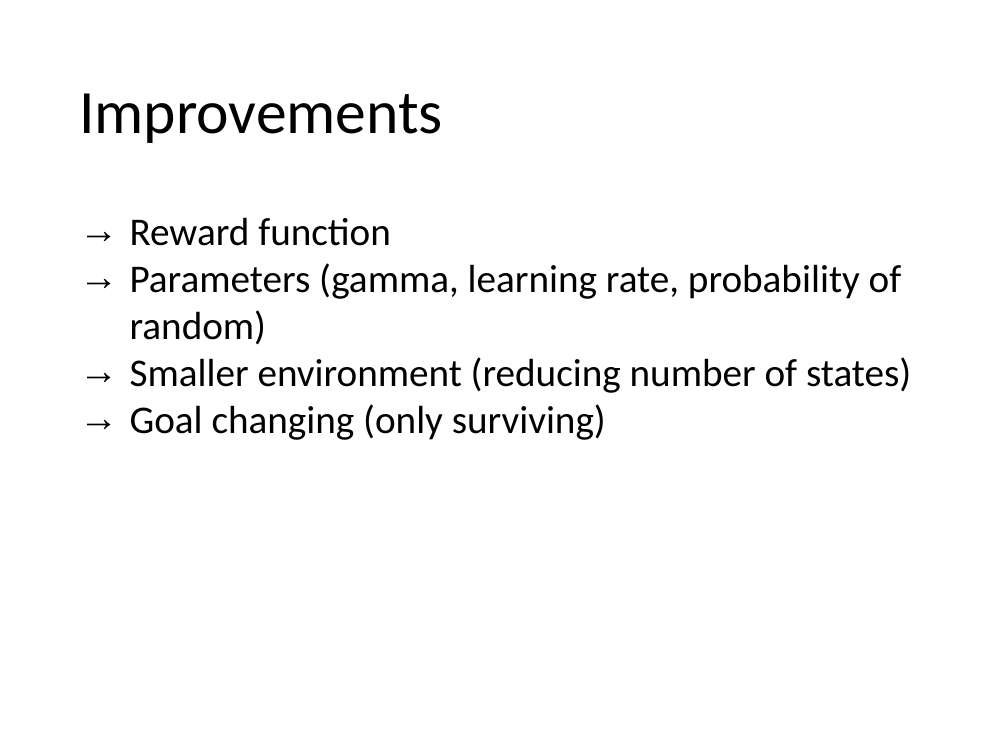
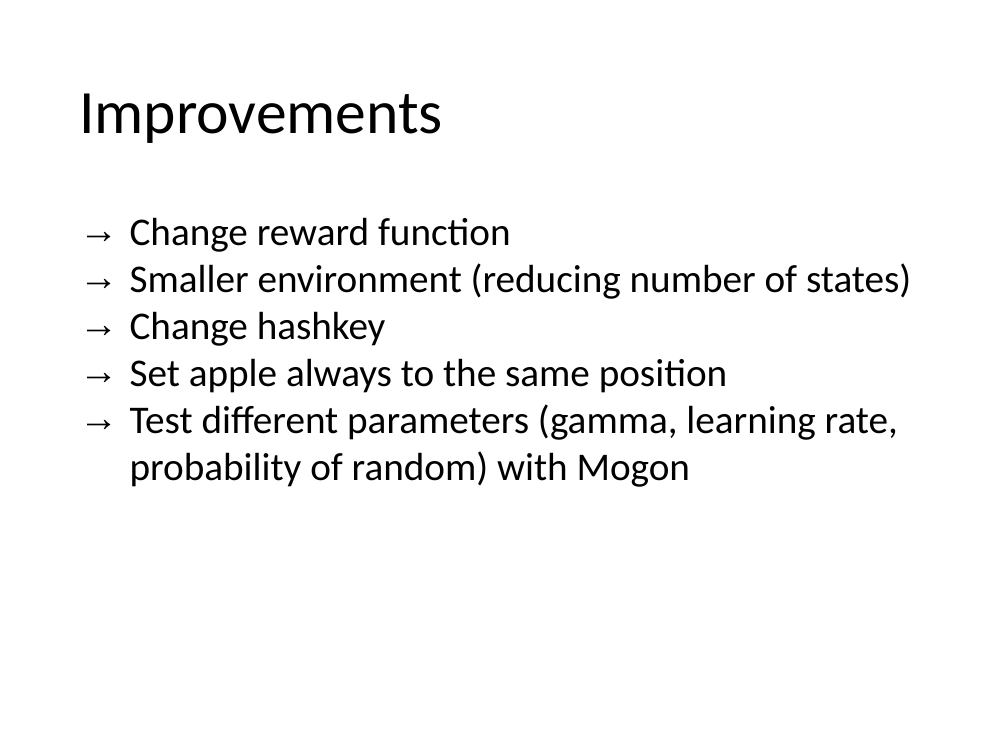
Before and after one commit to antonbulat/SnakeProject, a slide deck: slide 8 of Abgabe_09/Snake_overview.pptx (slide 6 before the commit). Drawn at 1008x756 pixels with LibreOffice and Linux fonts; fonts in the diff are those of the drawing. Boxes give left, top, right and bottom in pixels: in the first picture for what was removed or moved away, otherwise in the second. Text is boxed around its words. In the diff, an @@ line names an element or a change of style, - is before the commit and + after.

Commit message:
some slides added

```diff
--- a/Abgabe_09/Snake_overview.pptx
+++ b/Abgabe_09/Snake_overview.pptx
@@ text at bbox=[130, 217, 511, 252]: text changed @@
-→ Reward function
-→ Parameters (gamma, learning rate, probability of random)
+→ Change reward function
@@ text at bbox=[130, 311, 898, 487]: text changed @@
-→ Goal changing (only surviving)
+→ Change hashkey
+→ Set apple always to the same position
+→ Test different parameters (gamma, learning rate, probability of random) with Mogon
```
Also in this commit, not shown: 5 slides added.
